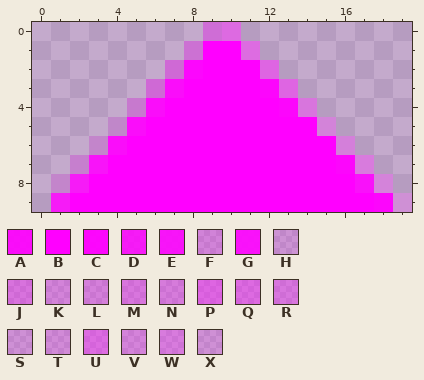
Pixel-art sprite: wordpress/wp-content/themes/freiland/images/upnav.png. The first picture shows the starting point.
The file is 20x10 pixels. Pixels under 10% opacity are left out. Colours within 5 levels of each other are drawn and written as one.
Palette (. is transparent): A #fe00feec  B #ff00ff  C #fe02fef8  D #fe04fedc  E #fe04fee6  F #fd06fd3c  G #fe06feed  H #fe07fe24  J #fd09fd58  K #fe0ffe40  L #fe0ffe47  M #fe10fe58  N #fe11fe4f  P #fd14fd75  Q #fe13fe6c  R #fe17fe5a  S #fd19fd2d  T #fd19fd39  U #fe19fe6d  V #fe1efe47  W #fe20fe56  X #fd22fd30
The result:
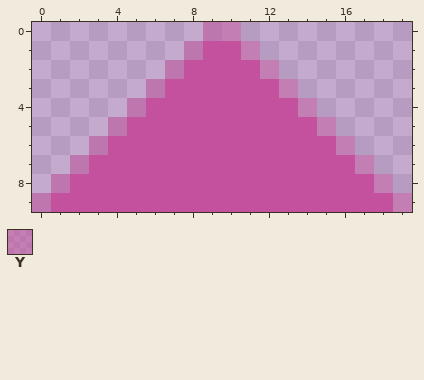
Colours new in this view: Y #c3529d80
Edits made:
{"colour":"B","old":"#ff00ff","new":"#c4519d"}
{"y":0,"x":9,"old":"RQ","new":"YY"}
{"y":1,"x":8,"old":"N","new":"Y"}
{"y":1,"x":11,"old":"U","new":"Y"}
{"y":2,"x":7,"old":"JC","new":"YB"}
{"y":2,"x":12,"old":"P","new":"Y"}
{"y":3,"x":6,"old":"JA","new":"YB"}
{"y":3,"x":12,"old":"CP","new":"BY"}
{"y":4,"x":5,"old":"FA","new":"YB"}
{"y":4,"x":13,"old":"CM","new":"BY"}
{"y":5,"x":4,"old":"HA","new":"YB"}
{"y":5,"x":15,"old":"K","new":"Y"}
{"y":6,"x":3,"old":"XA","new":"YB"}
{"y":6,"x":16,"old":"L","new":"Y"}
{"y":7,"x":2,"old":"TE","new":"YB"}
{"y":7,"x":16,"old":"CW","new":"BY"}
{"y":8,"x":1,"old":"SD","new":"YB"}
{"y":8,"x":17,"old":"GV","new":"BY"}
{"y":9,"x":0,"old":".D","new":"YB"}
{"y":9,"x":18,"old":"CX","new":"BY"}
{"label":"changed","picture_box":[32,22,412,212]}
